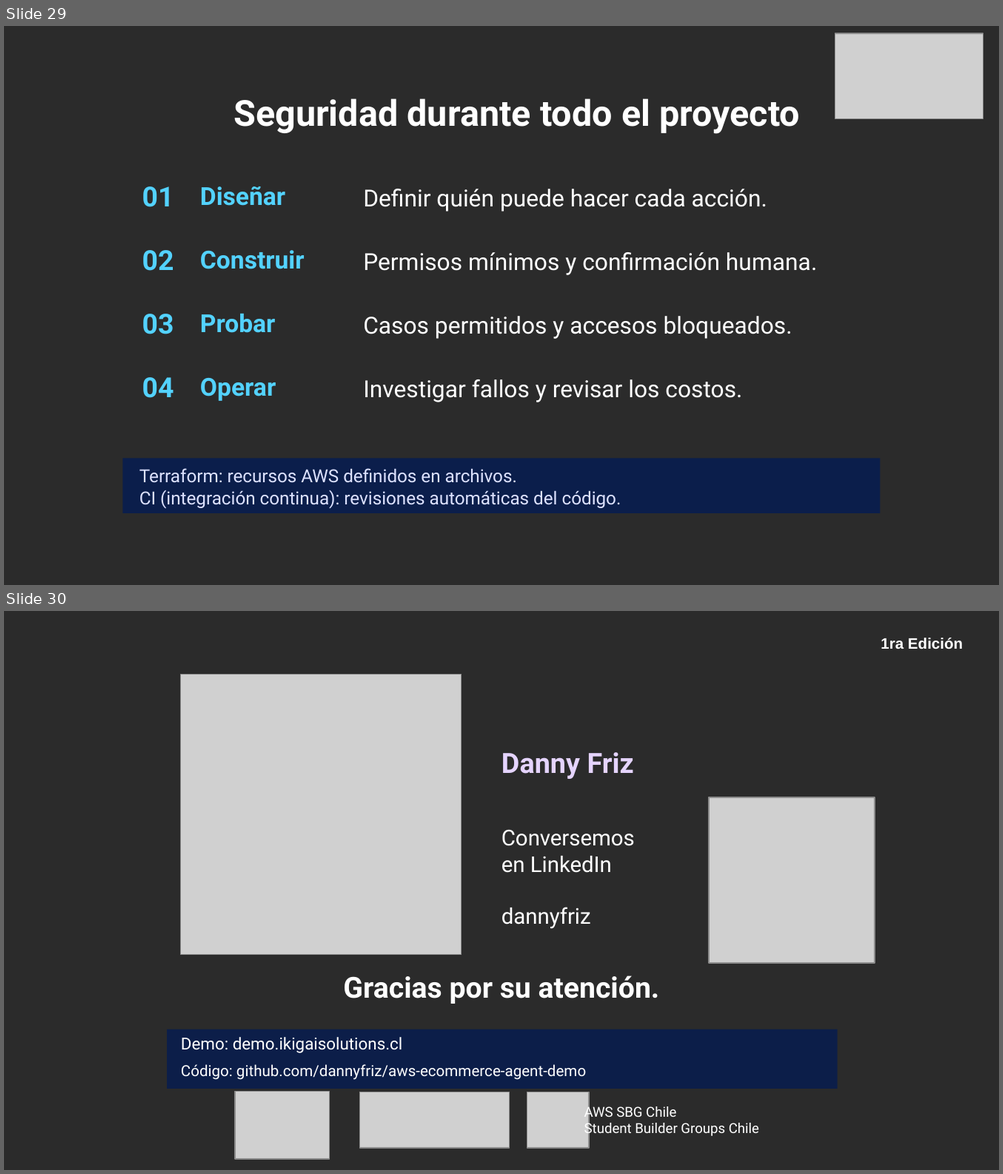
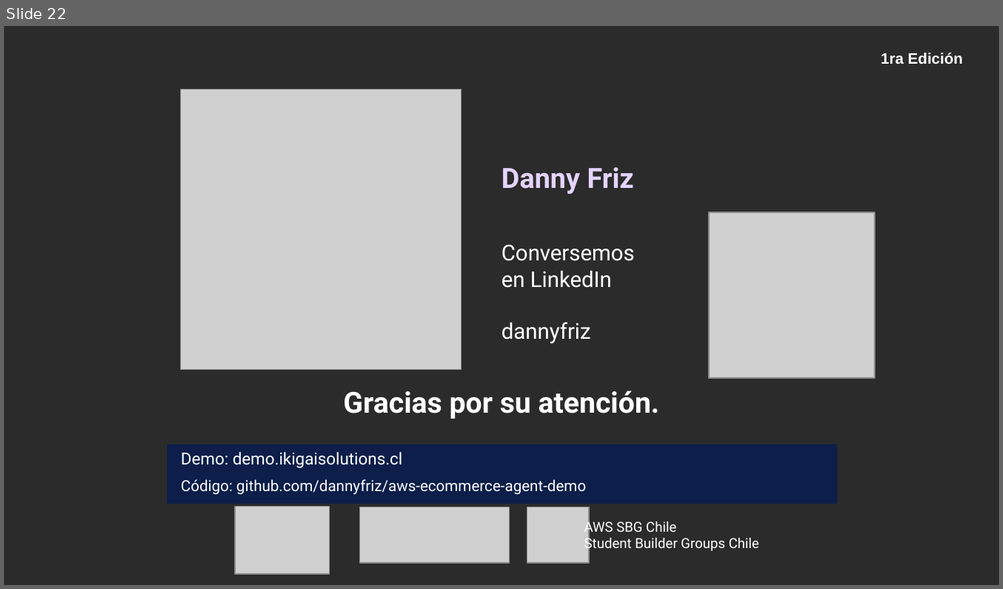
Before and after one commit to dannyfriz/aws-ecommerce-agent-demo, a slide deck: docs/presentaciones/Danny_Friz_SCD_2026_arquitectura_IA.pptx. Shown one above the other, each under a label of ours: slides 29 and 30 before the commit, slide 22 after it. The pictures are 1003x1174 and 1003x589 pixels, drawn with LibreOffice and Linux fonts; fonts in the diff are those of the drawing; grey boxes stand for pictures; background and template pictures are left out; a plain dark background stands for a picture behind light text. Boxes give left, top, right and bottom in pixels: in the first picture for what was removed or moved away, otherwise in the second. Text is boxed around its words. In the diff, an @@ line names an element or a change of style, - is before the commit and + after.

Commit message:
docs: alinear la charla con identidad y gobierno de accesos

```diff
--- a/docs/presentaciones/Danny_Friz_SCD_2026_arquitectura_IA.pptx
+++ b/docs/presentaciones/Danny_Friz_SCD_2026_arquitectura_IA.pptx
@@ slide 29 removed at <box>4,26,999,585</box>, background picture (left out) @@
@@ picture removed at <box>834,33,982,118</box> @@
@@ text removed at <box>233,99,800,134</box> @@
-Seguridad durante todo el proyecto
@@ text removed at <box>142,187,174,207</box> @@
-01
@@ text removed at <box>200,187,285,206</box> @@
-Diseñar
@@ text removed at <box>363,189,767,212</box> @@
-Definir quién puede hacer cada acción.
@@ text removed at <box>142,250,174,271</box> @@
-02
@@ text removed at <box>200,250,304,269</box> @@
-Construir
@@ text removed at <box>363,252,817,275</box> @@
-Permisos mínimos y confirmación humana.
@@ text removed at <box>142,314,174,335</box> @@
-03
@@ text removed at <box>200,313,275,333</box> @@
-Probar
@@ text removed at <box>363,316,792,339</box> @@
-Casos permitidos y accesos bloqueados.
@@ text removed at <box>142,378,174,398</box> @@
-04
@@ text removed at <box>200,378,276,401</box> @@
-Operar
@@ text removed at <box>363,380,742,403</box> @@
-Investigar fallos y revisar los costos.
@@ rectangle removed at <box>122,459,879,514</box> @@
@@ text removed at <box>139,469,621,509</box> @@
-Terraform: recursos AWS definidos en archivos.
-CI (integración continua): revisiones automáticas del código.
@@ what was slide 30 is now slide 22 @@
```
Also in this commit, not shown: 16 slides changed, 11 slides added, 10 other slides removed, 6 other files.
